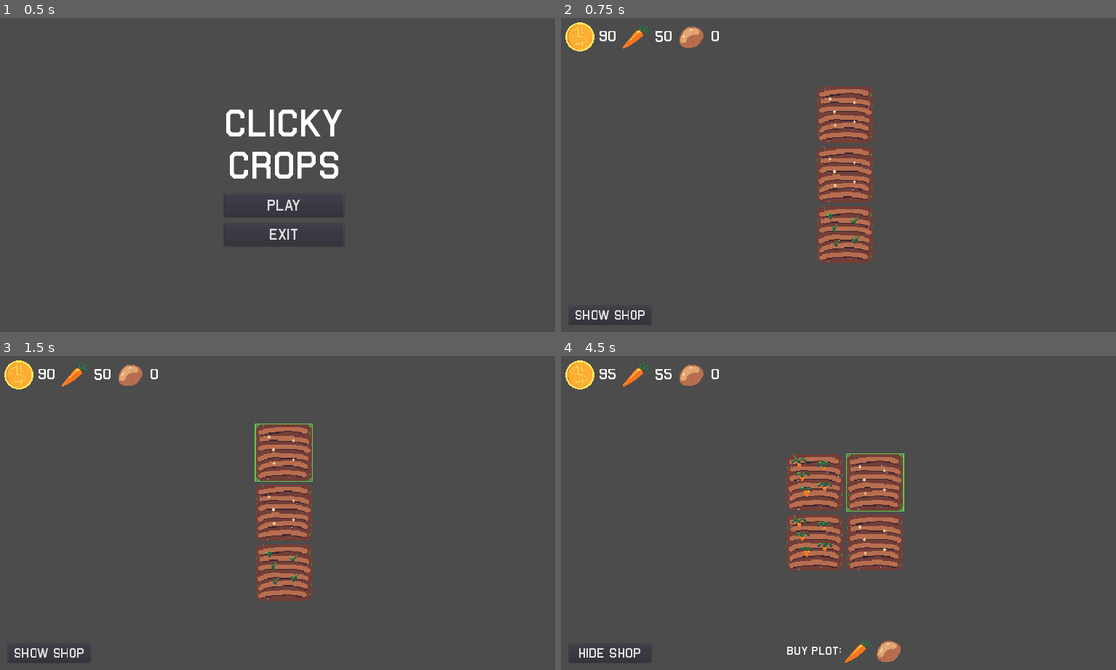
Above: before the commit, frames 1-4 (two rows, left to right).
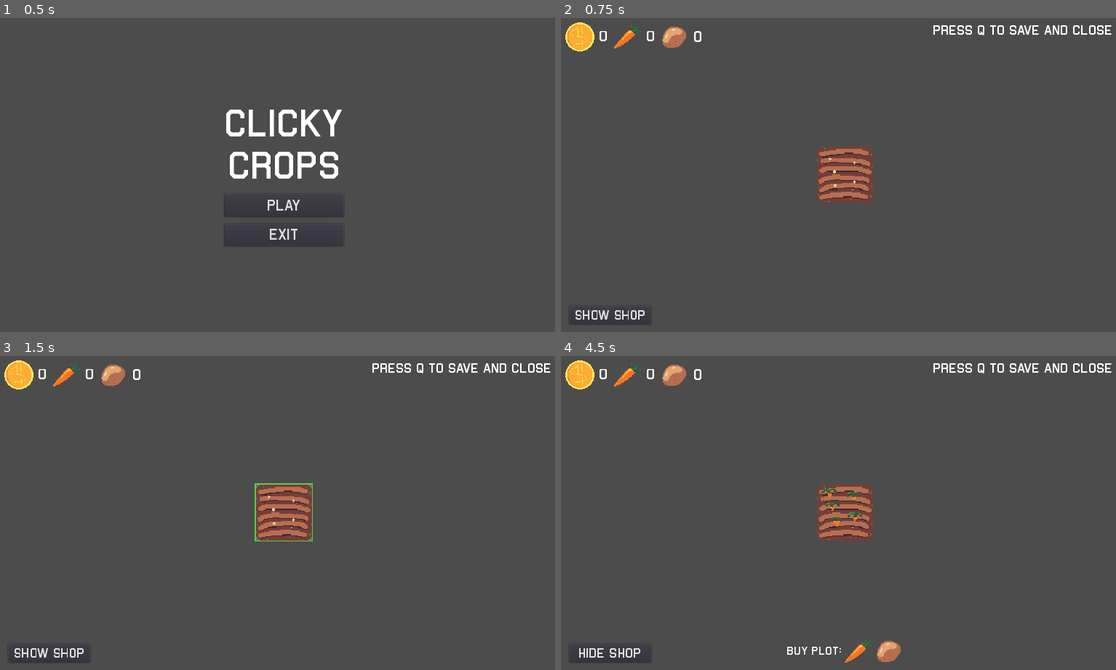
Above: after the commit, the same moments.

Repository: Dr-Diabolical/ClickyCrops
Game: Godot game, scene res://Scenes/MainMenu.tscn
Two runs of this game, one before a commit and one after it. Both use one fixed random seed, a clock stepped at 60 frames per second and the inputs below.
Inputs (mouse positions are in pixels of both pictures, inside the frame that each line leads up to; where the layout moved, square brackets give the same spot in the first picture):
- Up to frame 1 (0.5 s): no input
- Up to frame 2 (0.75 s): click "PLAY" at 0.5 s
- Up to frame 3 (1.5 s): click (283, 513) [283, 453] at 1.25 s
- Up to frame 4 (4.5 s): click (844, 513) at 2.02 s; click "SHOW SHOP" at 2.75 s; click (860, 651) at 3.5 s; click (877, 481) at 4.27 s

Frame 1 is identical in both runs. In frame 2, 4.8% of the frame differs, in the area x 6-100%, y 1-79%; in frame 3, 5.0%; in frame 4, 8.3%, in the area x 6-100%, y 1-69%.

Commit message:
Added label to inform the player how to save and close
A label is now displayed on the corner of the screen that informs the player how to save, this is temporary as an in-game menu screen is being made

Diff:
--- a/Data/save.json
+++ b/Data/save.json
@@ -1 +1 @@
-{"plots":[{"plot_crop_name":"Carrots","plot_crop_stage":0},{"plot_crop_name":"Carrots","plot_crop_stage":0},{"plot_crop_name":"Carrots","plot_crop_stage":1}],"resources":{"Carrots":50,"Coins":90,"Potatoes":0}}
+{"plots":[{"plot_crop_name":"Carrots","plot_crop_stage":0}],"resources":{"Carrots":0,"Coins":0,"Potatoes":0}}
--- a/Scenes/Game.tscn
+++ b/Scenes/Game.tscn
@@ -1,9 +1,27 @@
-[gd_scene load_steps=3 format=2]
+[gd_scene load_steps=5 format=2]
 
 [ext_resource path="res://Scenes/Farm.tscn" type="PackedScene" id=1]
+[ext_resource path="res://Assets/Fonts/Airborne.ttf" type="DynamicFontData" id=2]
 [ext_resource path="res://Scripts/Game.gd" type="Script" id=5]
+
+[sub_resource type="DynamicFont" id=1]
+size = 30
+font_data = ExtResource( 2 )
 
 [node name="Game" type="Node"]
 script = ExtResource( 5 )
 
 [node name="Farm" parent="." instance=ExtResource( 1 )]
+
+[node name="Label" type="Label" parent="."]
+anchor_left = 1.0
+anchor_right = 1.0
+margin_left = -448.0
+margin_top = 24.0
+margin_right = -23.0
+margin_bottom = 59.0
+custom_fonts/font = SubResource( 1 )
+text = "PRESS Q TO SAVE AND CLOSE"
+__meta__ = {
+"_edit_use_anchors_": false
+}
--- a/Scripts/Farm.gd
+++ b/Scripts/Farm.gd
@@ -35,7 +35,7 @@
 	load_resources()
 	update_resource_display()
 
-# Instantiates the inital amount of plots into the plots array
+# Loads the plot data from the json file and instantiates each plot
 func load_plots():
 	var plot_data = get_save_data()
 	for i in plot_data.plots.size():
@@ -50,6 +50,7 @@
 		plots[i].set_stage(plot_data.plots[i].plot_crop_stage)
 	update_columns()
 
+# Loads the resource data and applys the data for each crop resource
 func load_resources():
 	var resource_data = get_save_data()
 	resources["Coins"] = resource_data.resources.Coins
@@ -129,6 +130,7 @@
 		crop_grown_stages.append(crop_data.crops[i].grown_stage)
 		crop_stage_lengths.append(crop_data.crops[i].stage_length)
 
+# Loads the data from the save json file and returns the data
 func get_save_data():
 	var file = File.new()
 	file.open("res://Data/save.json", file.READ)
@@ -136,6 +138,7 @@
 	file.close()
 	return parse_json(text)
 
+# Saves the game data to the save json file
 func save_data():
 	var data = get_save_data()
 	data.resources.Coins = resources.get("Coins")
--- a/Scripts/Plot.gd
+++ b/Scripts/Plot.gd
@@ -71,6 +71,7 @@
 	crop_sprites.frame = stage
 	check_if_grown()
 
+# Sets the stage of the crop and frame of the animation
 func set_stage(new_stage):
 	stage = new_stage
 	crop_sprites.frame = new_stage
